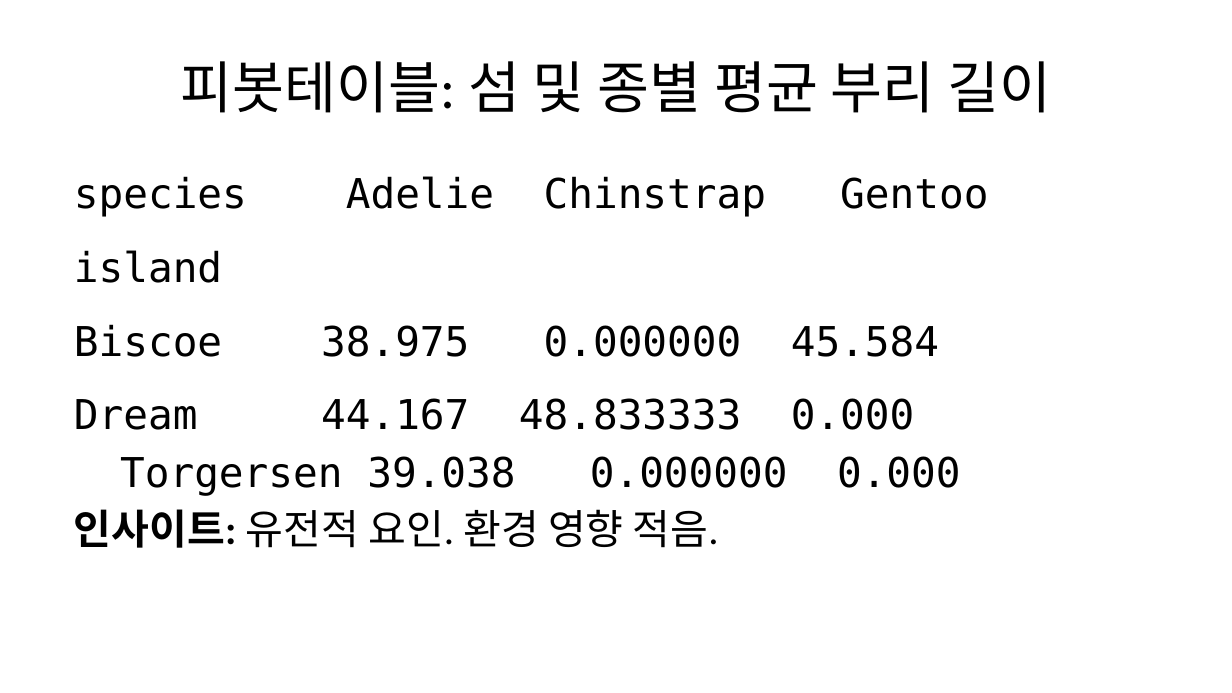
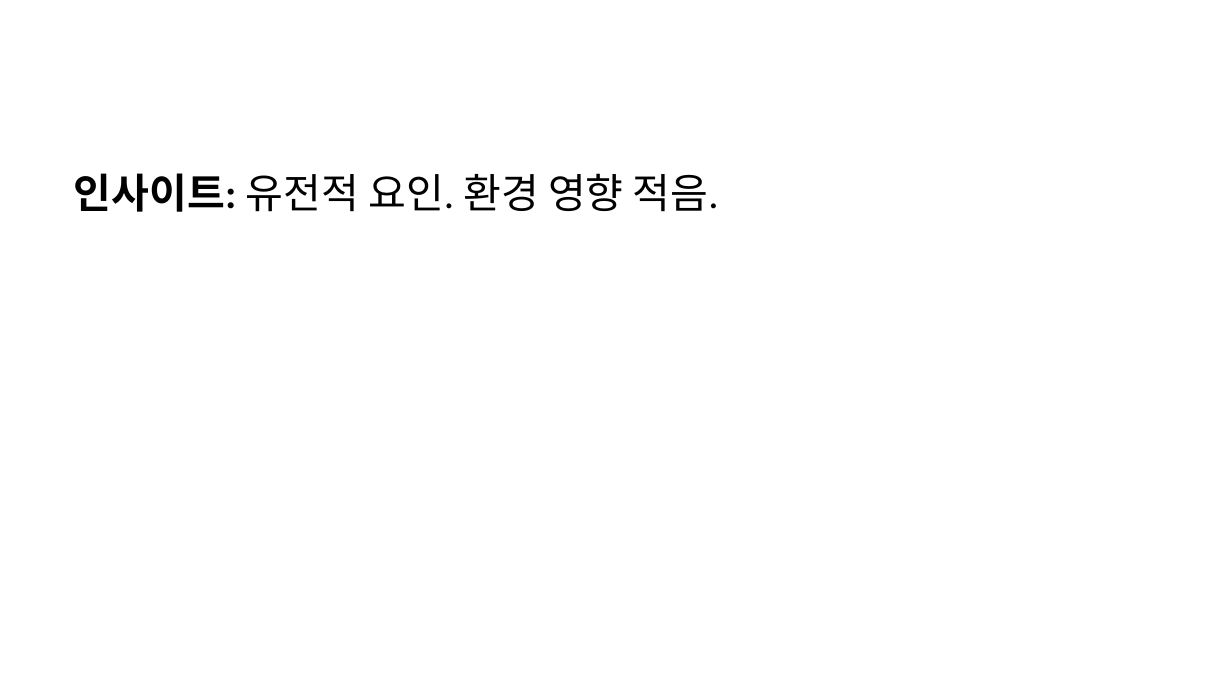
Before and after one commit to ahn19333-commits/ICB_SLIDE, a slide deck: slide 24 of penguin_slides.pptx (slide 19 before the commit). Drawn at 1232x693 pixels with LibreOffice and Linux fonts; fonts in the diff are those of the drawing. Boxes give left, top, right and bottom in pixels: in the first picture for what was removed or moved away, otherwise in the second. Text is boxed around its words. In the diff, an @@ line names an element or a change of style, - is before the commit and + after.

```diff
--- a/penguin_slides.pptx
+++ b/penguin_slides.pptx
@@ title removed at <box>181,61,1051,113</box> @@
-피봇테이블: 섬 및 종별 평균 부리 길이
@@ text at <box>74,176,961,496</box>: paragraph removed @@
-species Adelie Chinstrap Gentoo
-island
-Biscoe 38.975 0.000000 45.584
-Dream 44.167 48.833333 0.000
-Torgersen 39.038 0.000000 0.000
```
Also in this commit, not shown: 3 other slides changed, 7 slides added, 2 slides removed, 1 other file.
